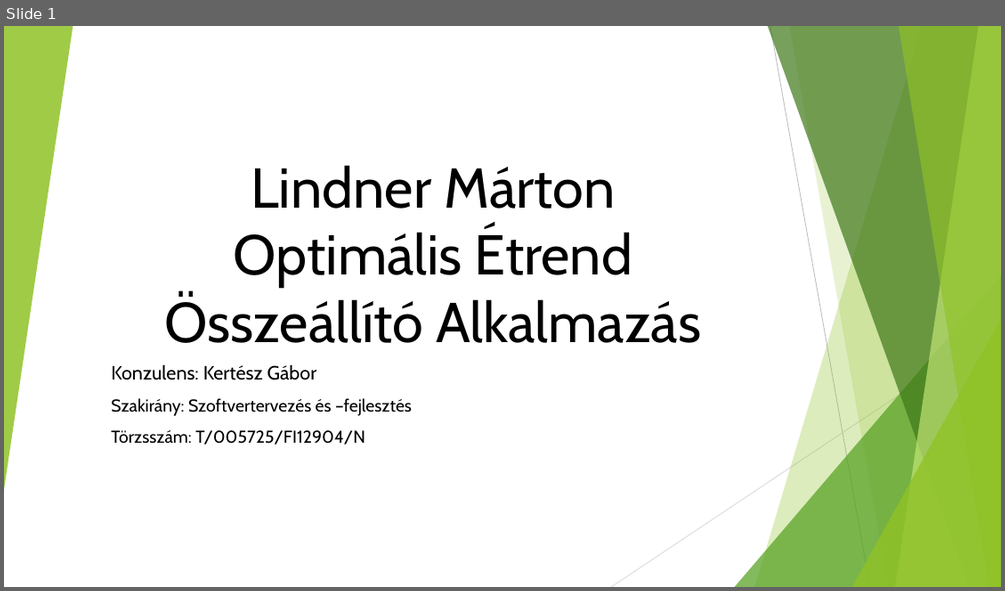
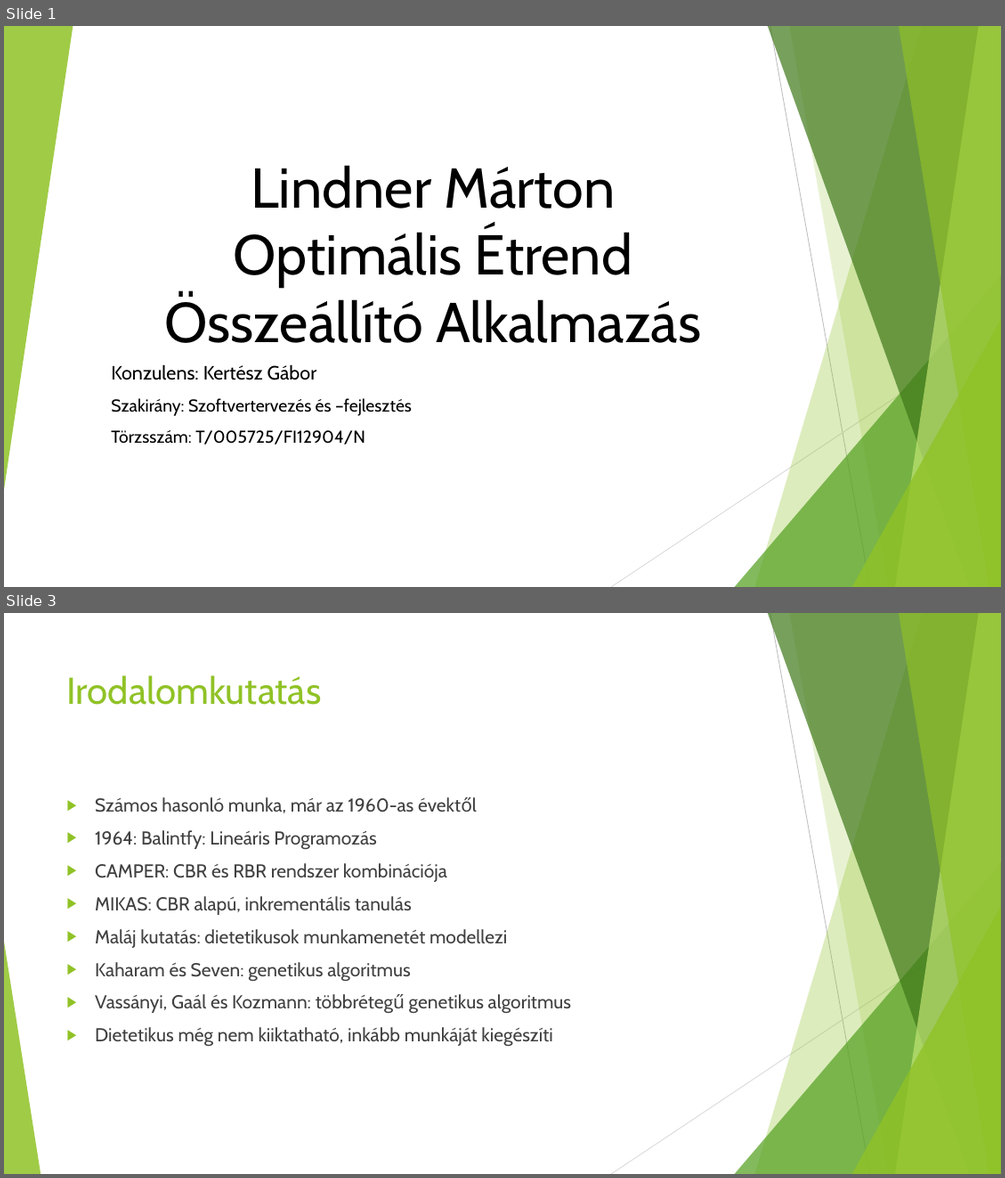
Before and after one commit to lindnermarci/Szakdolgozat, a slide deck: Bemutato.pptx. Shown one above the other, each under a label of ours: slide 1 before the commit, slides 1 and 3 after it; the slides between them are not shown. The pictures are 1005x591 and 1005x1178 pixels, drawn with LibreOffice and Linux fonts; fonts in the diff are those of the drawing. Boxes give left, top, right and bottom in pixels: in the first picture for what was removed or moved away, otherwise in the second. Text is boxed around its words. In the diff, an @@ line names an element or a change of style, - is before the commit and + after.

```diff
--- a/Bemutato.pptx
+++ b/Bemutato.pptx
@@ slide 3 added at (4, 613, 1001, 1174), background #FFFFFF; not listed: 9 template elements that a slide beside it also shows @@
@@ title added at (67, 675, 322, 705), 36 pt, text #90C226 @@
+Irodalomkutatás
@@ text added at (95, 797, 571, 1046), 18 pt, text #404040 @@
+▶ Számos hasonló munka, már az 1960-as évektől
+▶ 1964: Balintfy: Lineáris Programozás
+▶ CAMPER: CBR és RBR rendszer kombinációja
+▶ MIKAS: CBR alapú, inkrementális tanulás
+▶ Maláj kutatás: dietetikusok munkamenetét modellezi
+▶ Kaharam és Seven: genetikus algoritmus
+▶ Vassányi, Gaál és Kozmann: többrétegű genetikus algoritmus
+▶ Dietetikus még nem kiiktatható, inkább munkáját kiegészíti
@@ triangle added at (4, 941, 40, 1174), fill #90C226 at 85% opacity @@
```
Also in this commit, not shown: 6 other slides added, 1 slide removed, 2 other files.
